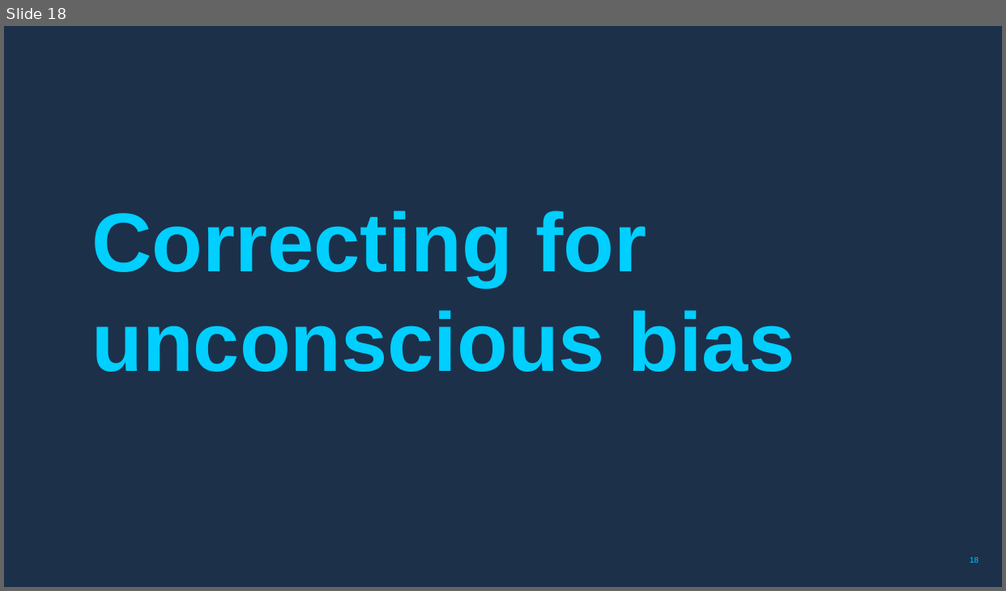
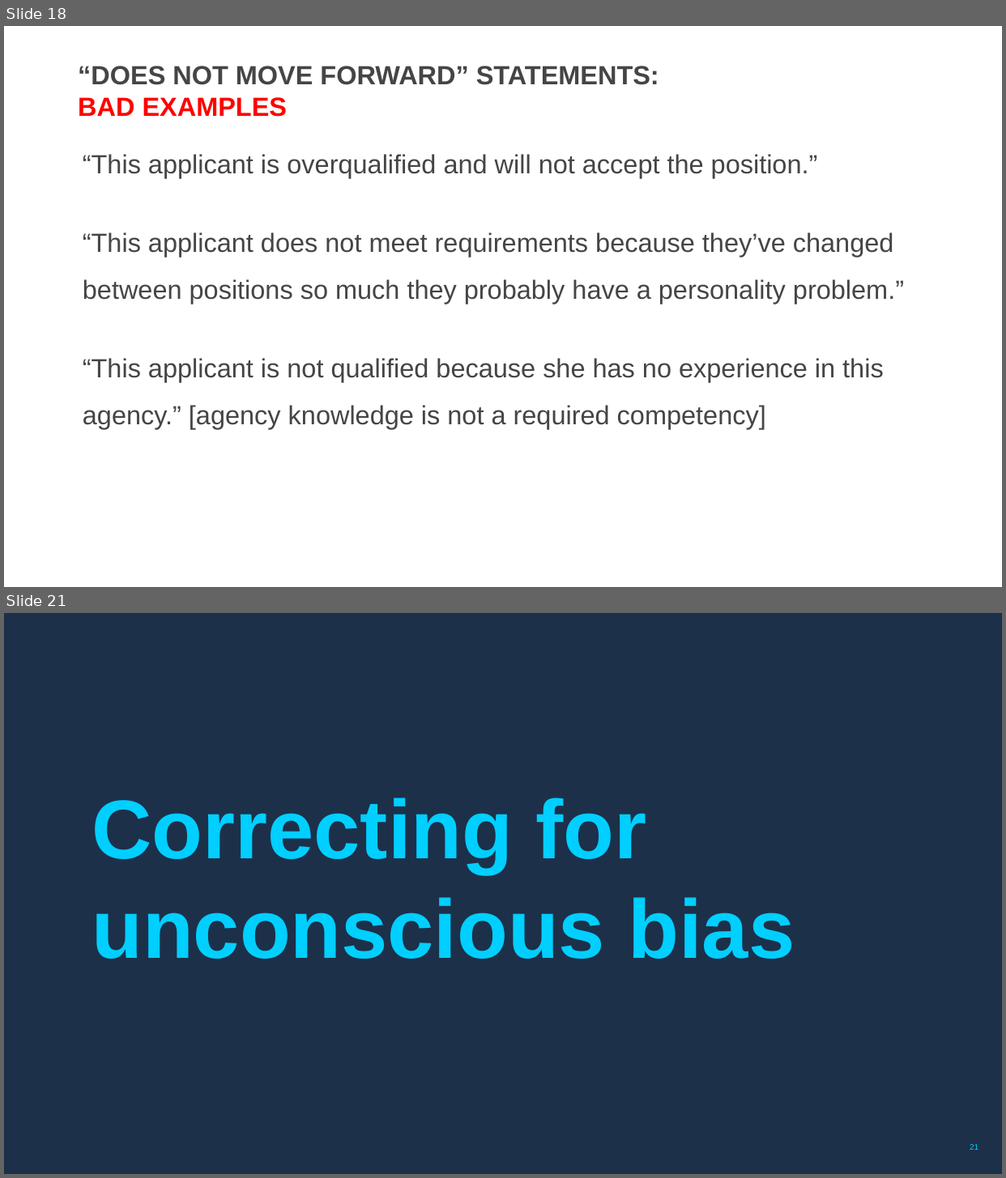
Before and after one commit to usds/SME-QA-Website, a slide deck: toolkit/reviewing-resumes/sme-training-resume-review.pptx. Shown one above the other, each under a label of ours: slide 18 before the commit, slides 18 and 21 after it; the slides between them are not shown. The pictures are 1006x591 and 1006x1178 pixels, drawn with LibreOffice and Linux fonts; fonts in the diff are those of the drawing; background and template pictures are left out. Boxes give left, top, right and bottom in pixels: in the first picture for what was removed or moved away, otherwise in the second. Text is boxed around its words. In the diff, an @@ line names an element or a change of style, - is before the commit and + after.

```diff
--- a/toolkit/reviewing-resumes/sme-training-resume-review.pptx
+++ b/toolkit/reviewing-resumes/sme-training-resume-review.pptx
@@ slide 18 added at (4,26,1002,587), background #FFFFFF @@
@@ title added at (78,66,659,117), 36 pt, text #454545, bold @@
+“DOES NOT MOVE FORWARD” STATEMENTS:
+BAD EXAMPLES
@@ text added at (83,154,904,429), 36 pt, text #454545 @@
+“This applicant is overqualified and will not accept the position.”
+“This applicant does not meet requirements because they’ve changed between positions so much they probably have a personality problem.”
+“This applicant is not qualified because she has no experience in this agency.” [agency knowledge is not a required competency]
@@ what was slide 18 is now slide 21 @@
@@ page number at (970,1144,978,1150): text changed @@
-18
+21
```
Also in this commit, not shown: 21 slides changed, 9 other slides added, 2 slides removed.
